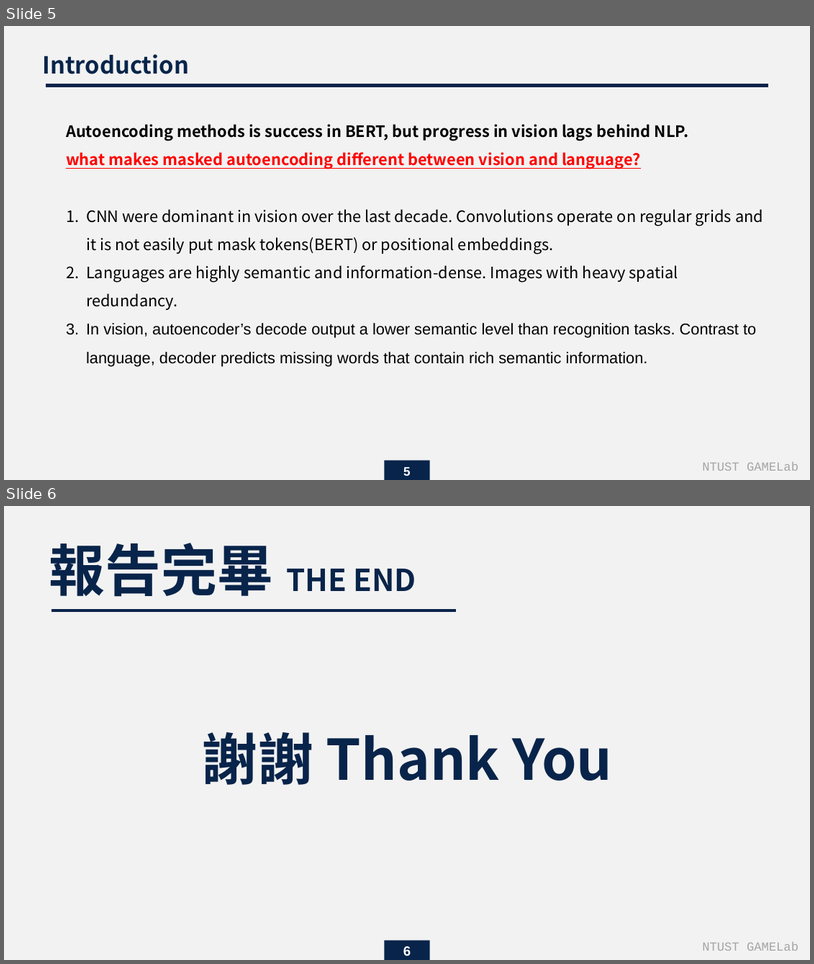
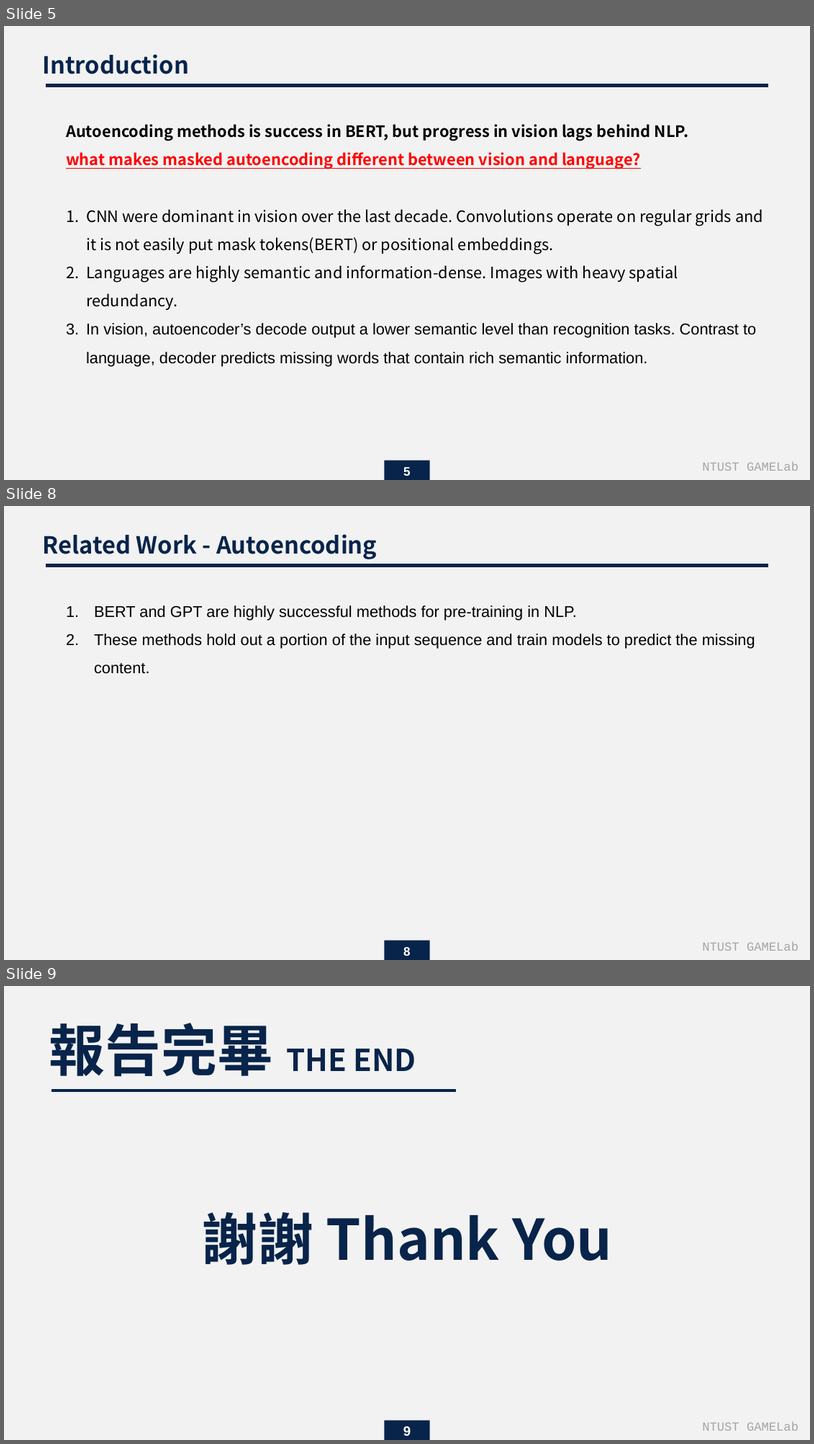
Before and after one commit to endman100/paper-, a slide deck: Masked Autoencoders Are Scalable Vision Learners.pptx. Shown one above the other, each under a label of ours: slides 5 and 6 before the commit, slides 5, 8 and 9 after it; the slides between them are not shown. The pictures are 814x964 and 814x1444 pixels, drawn with LibreOffice and Linux fonts; fonts in the diff are those of the drawing. Boxes give left, top, right and bottom in pixels: in the first picture for what was removed or moved away, otherwise in the second. Text is boxed around its words. In the diff, an @@ line names an element or a change of style, - is before the commit and + after.

```diff
--- a/Masked Autoencoders Are Scalable Vision Learners.pptx
+++ b/Masked Autoencoders Are Scalable Vision Learners.pptx
@@ slide 8 added at bbox=[4, 506, 810, 960], background #F2F2F2 @@
@@ text added at bbox=[43, 534, 377, 559], 21 pt, text #08244A, bold @@
+Related Work - Autoencoding
@@ line added from (769, 566) to (46, 566), #08244A 3 pt @@
@@ text added at bbox=[94, 605, 756, 674], 14 pt, text #000000 @@
+1. BERT and GPT are highly successful methods for pre-training in NLP.
+2. These methods hold out a portion of the input sequence and train models to predict the missing content.
@@ rectangle added at bbox=[385, 940, 430, 960], fill #08244A @@
@@ page number added at bbox=[404, 947, 411, 955], 11 pt, text #FFFFFF, bold @@
+8
@@ text added at bbox=[702, 942, 799, 950], 11 pt, text #A5A5A5 @@
+NTUST GAMELab
@@ what was slide 6 is now slide 9 @@
@@ page number at bbox=[404, 1426, 411, 1435]: text changed @@
-6
+9
```
Also in this commit, not shown: 2 other slides added.
